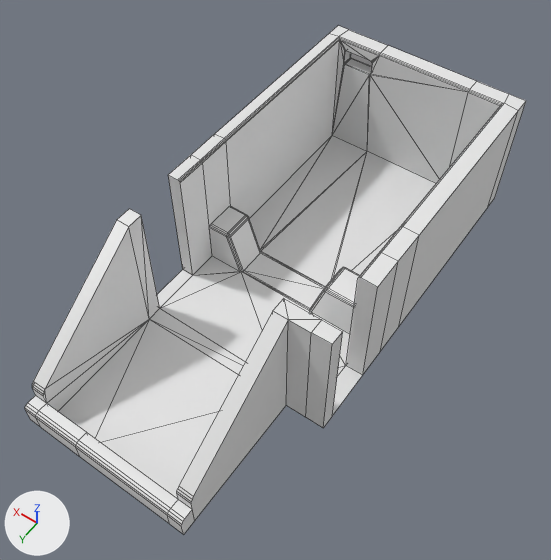
The FBX model Assets/Mesh/Zelda Like/Zelda Room/Zelda Bathroom.fbx: old version first, new version second.
Rendered twice from a 50 mm camera at (-5.97, 11.93, 21.75) aimed at (3.08, -0.74, 1.84). The lights are fixed; the arrows at lower left show +X, +Y and +Z. Mesh edges are drawn as thin lines. Where no turn or scale is listed for an object, it has been applied to the vertices.

The first picture shows 'Zelda Room.002'.
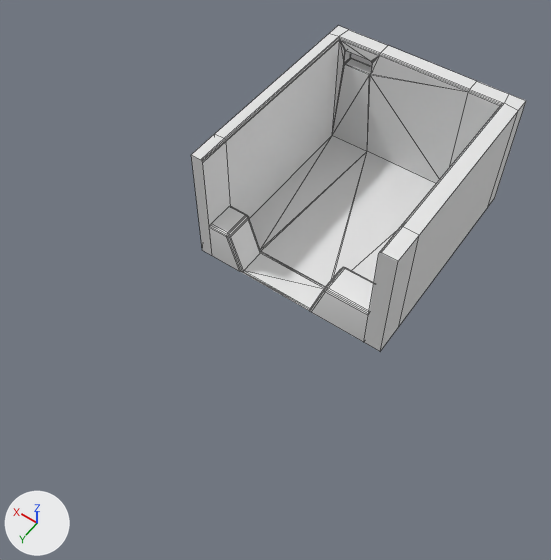
What differs and where, as boxes [x1, y1, x2, y2] in the pictures (551 x 560 px):
'Zelda Room.002', reshaped (33% narrower, 36% shorter): before [25, 26, 526, 534]; after [191, 26, 526, 351]
part 1 of me_zelda_room_002, cut back: before [25, 155, 398, 534]; after [191, 155, 398, 351]

The change, as a list of edits to the scene's bpy script:
```text
Change me_zelda_room_002:
    used by ob_zelda_room_002; location = (0.0, 0.0, 0.0)
    remove me_zelda_room_002.from_pydata(...)  # 289 vertices, 295 faces; spans x -0.7..7.0, y -10.3..7.1, z 0.0..4.8
    add me_zelda_room_002.from_pydata(...)  # 202 vertices, 201 faces; spans x -0.7..7.0, y -10.3..-1.5, z 0.0..4.8
    me_zelda_room_002 part 1
    88 vertices are removed from x -0.7..7.0, y -0.3..7.1, z 0.0..4.8
    98 faces are deleted
    1 vertex is added at (7.0, -1.5, 0.0)
    4 new faces join them
```
